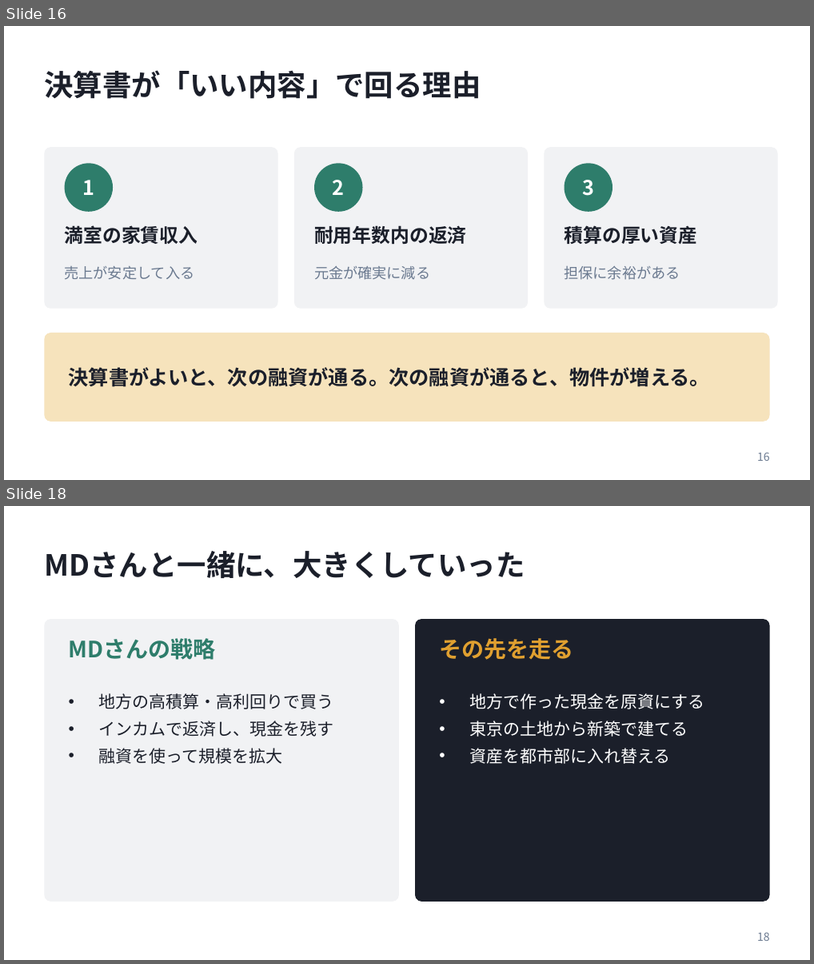
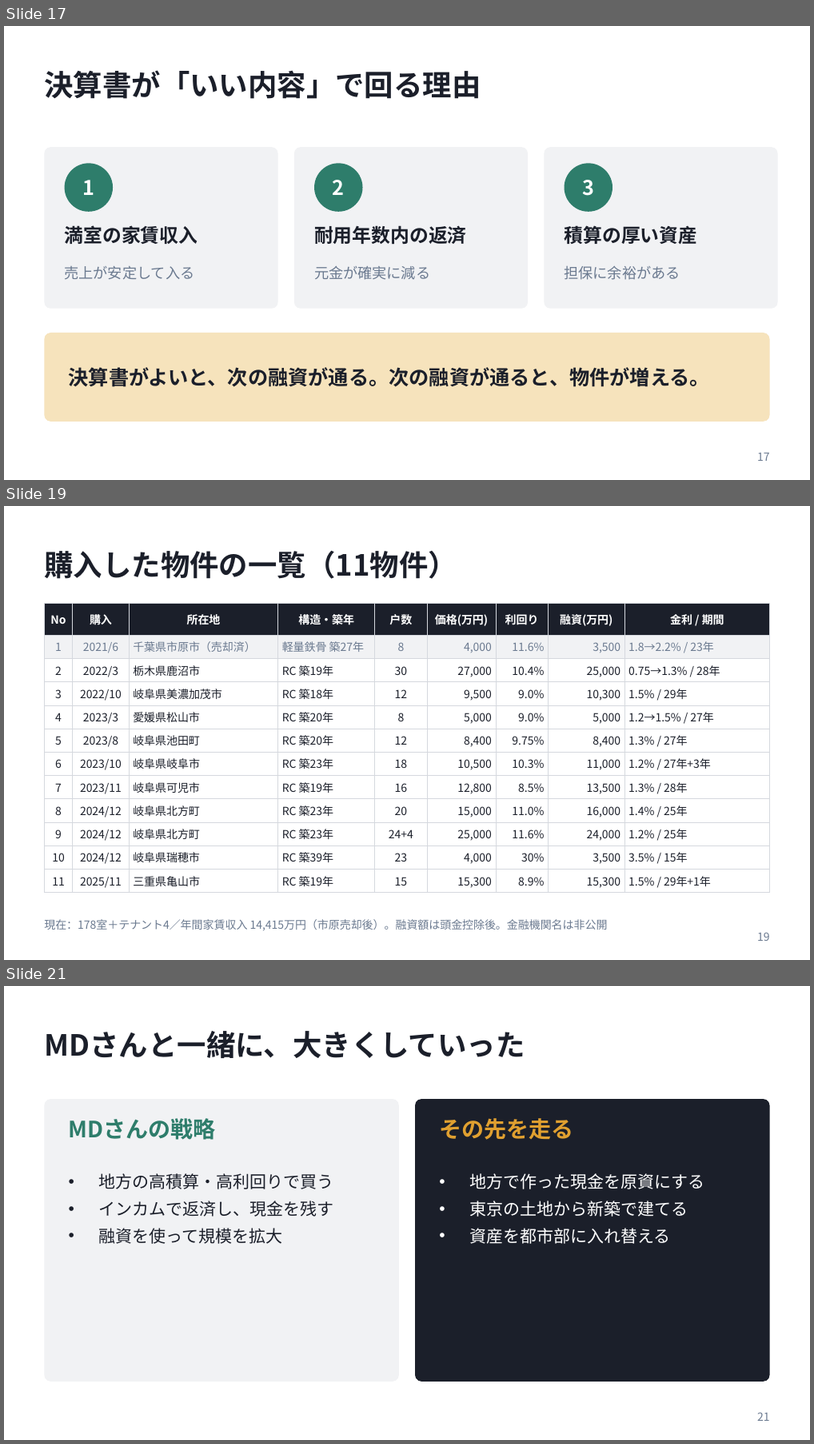
Before and after one commit to daisuke2009/avatars1, a slide deck: presentations/20261023_弱者の戦略_発表資料.pptx. Shown one above the other, each under a label of ours: slides 16 and 18 before the commit, slides 17, 19 and 21 after it; the slides between them are not shown. The pictures are 814x964 and 814x1444 pixels, drawn with LibreOffice and Linux fonts; fonts in the diff are those of the drawing. Boxes give left, top, right and bottom in pixels: in the first picture for what was removed or moved away, otherwise in the second. Text is boxed around its words. In the diff, an @@ line names an element or a change of style, - is before the commit and + after.

```diff
--- a/presentations/20261023_弱者の戦略_発表資料.pptx
+++ b/presentations/20261023_弱者の戦略_発表資料.pptx
@@ slide 19 added at box(4, 506, 810, 960), background #FFFFFF @@
@@ title added at box(44, 551, 458, 579), 26 pt, text #1B1F2A, bold @@
+購入した物件の一覧（11物件）
@@ table added at box(44, 603, 770, 891), 12 rows, 9 columns @@
+No | 購入 | 所在地 | 構造・築年 | 戸数 | 価格(万円) | 利回り | 融資(万円) | 金利 / 期間
+1 | 2021/6 | 千葉県市原市（売却済） | 軽量鉄骨 築27年 | 8 | 4,000 | 11.6% | 3,500 | 1.8→2.2% / 23年
+2 | 2022/3 | 栃木県鹿沼市 | RC 築19年 | 30 | 27,000 | 10.4% | 25,000 | 0.75→1.3% / 28年
+3 | 2022/10 | 岐阜県美濃加茂市 | RC 築18年 | 12 | 9,500 | 9.0% | 10,300 | 1.5% / 29年
+4 | 2023/3 | 愛媛県松山市 | RC 築20年 | 8 | 5,000 | 9.0% | 5,000 | 1.2→1.5% / 27年
+5 | 2023/8 | 岐阜県池田町 | RC 築20年 | 12 | 8,400 | 9.75% | 8,400 | 1.3% / 27年
+6 | 2023/10 | 岐阜県岐阜市 | RC 築23年 | 18 | 10,500 | 10.3% | 11,000 | 1.2% / 27年+3年
+7 | 2023/11 | 岐阜県可児市 | RC 築19年 | 16 | 12,800 | 8.5% | 13,500 | 1.3% / 28年
+8 | 2024/12 | 岐阜県北方町 | RC 築23年 | 20 | 15,000 | 11.0% | 16,000 | 1.4% / 25年
+9 | 2024/12 | 岐阜県北方町 | RC 築23年 | 24+4 | 25,000 | 11.6% | 24,000 | 1.2% / 25年
+10 | 2024/12 | 岐阜県瑞穂市 | RC 築39年 | 23 | 4,000 | 30% | 3,500 | 3.5% / 15年
+11 | 2025/11 | 三重県亀山市 | RC 築19年 | 15 | 15,300 | 8.9% | 15,300 | 1.5% / 29年+1年
@@ text added at box(44, 919, 608, 931), 10 pt, text #6B7A90 @@
+現在：178室＋テナント4／年間家賃収入 14,415万円（市原売却後）。融資額は頭金控除後。金融機関名は非公開
@@ page number added at box(758, 932, 770, 940), 10 pt, text #6B7A90 @@
+19
@@ what was slide 16 is now slide 17 @@
@@ page number at box(758, 452, 770, 460): text changed @@
-16
+17
@@ what was slide 18 is now slide 21 @@
@@ page number at box(758, 1412, 770, 1420): text changed @@
-18
+21
```
Also in this commit, not shown: 5 slides changed, 3 other slides added, 1 slide removed.
